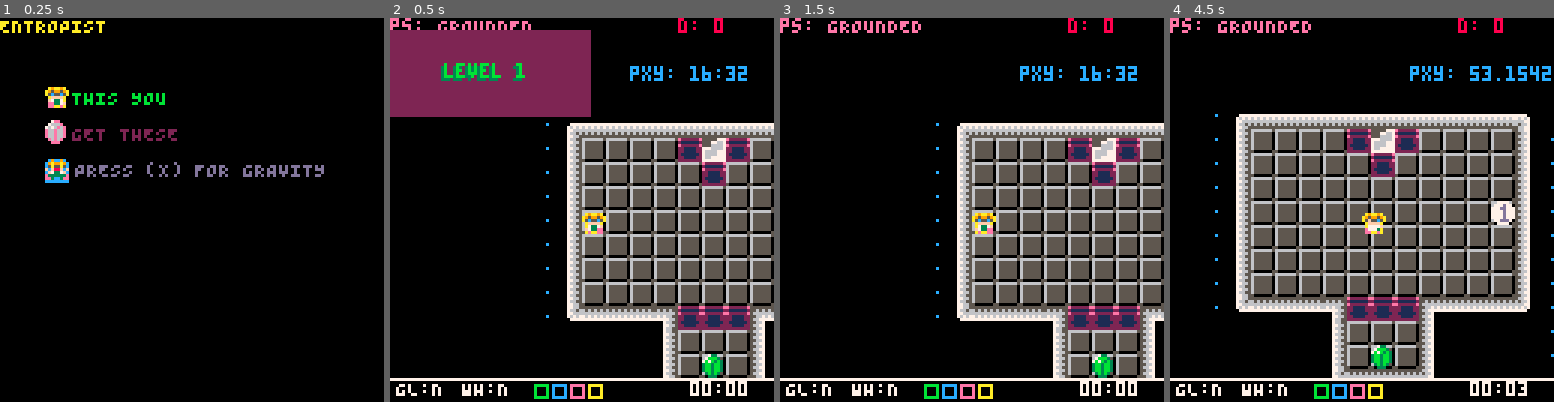
Above: before the commit, frames 1-4 (left to right).
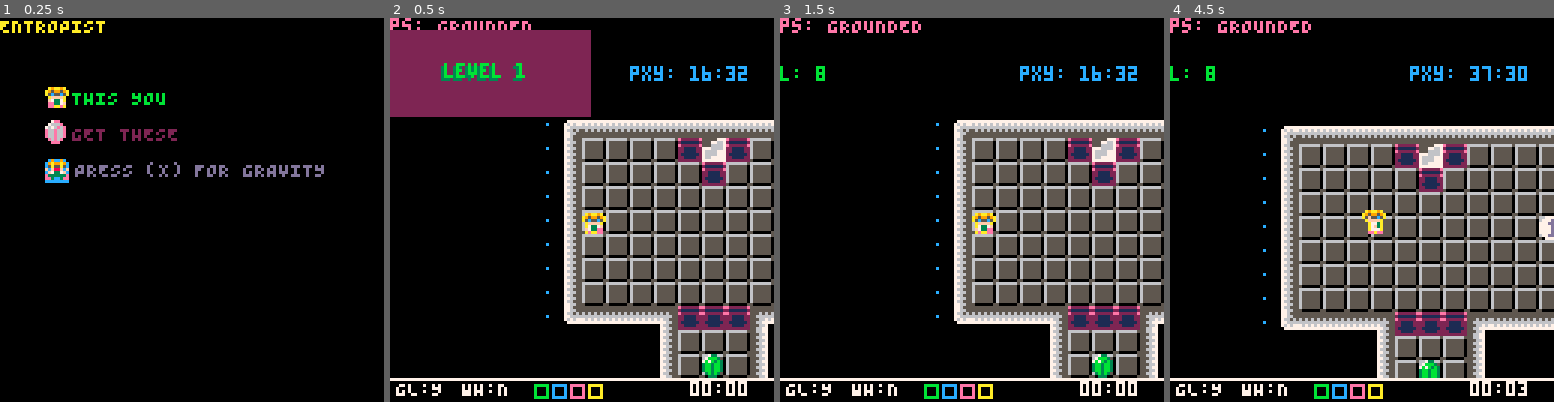
Above: after the commit, the same moments.

Repository: kitasuna/pico8-ttuor
Game: PICO-8 cartridge main.p8
The game is run twice, just before and just after one commit, with the same random seed, the same clock (stepped at 60 frames per second) and the same inputs.
Inputs:
- Up to frame 1 (0.25 s): no input
- Up to frame 2 (0.5 s): tap X (X key) at 0.33 s
- Up to frame 3 (1.5 s): tap O (Z key) at 0.7 s; tap X (X key) at 1.07 s
- Up to frame 4 (4.5 s): hold Right 1.6-2.1 s; tap O (Z key) every 0.4 s from 1.7 to 4.1 s; tap X (X key) at 1.85, 2.97, 4.08 s; hold Up 2.15-2.42 s; hold Right 2.47-3.03 s; hold Left 3.08-3.58 s; hold Down 3.63-3.97 s; hold Right from 4.02 s (still down)

Frame 1 is identical in both runs. In frame 2, 4.0% of the frame differs, in the area x 10-100%, y 0-99%; in frame 3, 4.1%; in frame 4, 37%, in the area x 0-100%, y 0-99%.

Commit message:
Harvesting some tokens

Diff:
--- a/entity.lua
+++ b/entity.lua
@@ -75,7 +75,15 @@
   end
 
   ent_man.add_beam = function(coords)
-    local tmp = new_beam(coords)
+    local tmp = new_sprite(50, coords.pos_x, coords.pos_y, 8, 6)
+    tmp.vel_x = 0
+    tmp.vel_y = 0
+    tmp.type = ENT_BEAM
+    tmp.blocked_by = nil
+    tmp.can_travel = 1 << FLAG_FLOOR -- maybe need to add gaps here later
+
+    tmp.update = beam_update(tmp)
+    tmp.draw = beam_draw(tmp)
     add(ent_man.ents, tmp)
   end
 
@@ -211,20 +219,6 @@
   return tmp
 end
 
-function new_beam(coords)
-  -- Start size at 8x8
-  local tmp = new_sprite(50, coords.pos_x, coords.pos_y, 8, 6)
-  tmp.vel_x = 0
-  tmp.vel_y = 0
-  tmp.type = ENT_BEAM
-  tmp.blocked_by = nil
-  tmp.can_travel = 1 << FLAG_FLOOR -- maybe need to add gaps here later
-
-  tmp.update = beam_update(tmp)
-  tmp.draw = beam_draw(tmp)
-  return tmp
-end
-
 function beam_update(beam)
   return function()
     -- Check for horizonal, increasing case
@@ -266,9 +260,9 @@
     local x_max = beam.pos_x + beam.size_x - 1
     for i=1,beam.size_x do
       line(beam.pos_x, y_offset, x_max, y_offset, CLR_BLU)
-      line(beam.pos_x, y_offset + 1, x_max, y_offset + 1)
-      line(beam.pos_x, y_offset + 2, x_max, y_offset + 2)
-      line(beam.pos_x, y_offset + 3, x_max, y_offset + 3)
+      for j=1,3 do
+        line(beam.pos_x, y_offset + j, x_max, y_offset + j)
+      end
     end
   end
 end
--- a/level.lua
+++ b/level.lua
@@ -18,6 +18,20 @@
     },
   ]]
   return {
+    --[[
+    {
+      label="00",
+      start_tile_x = 29,
+      start_tile_y = 16,
+      player_pos_x = 2,
+      player_pos_y = 1,
+      map_tile_width = 9,
+      map_tile_height = 6,
+      ents = {
+        ent_at(ENT_BEAM, 1, 3),
+      }
+    },
+    ]]
     {
       label="01",
       start_tile_x = 0,
@@ -47,7 +61,7 @@
       map_tile_height = 28,
       ents = {
         merge(ent_at(ENT_ITEM, 4, 1), {item_index=2}),
-        merge(ent_at(ENT_BOX, 3, 1)),
+        ent_at(ENT_BOX, 3, 1),
         ent_at(ENT_BEAM, 1, 2),
         ent_at(ENT_BEAM, 1, 3),
         ent_at(ENT_BOX, 3, 14),
@@ -56,9 +70,10 @@
         ent_at(ENT_BOX, 6, 15),
         ent_at(ENT_BOX, 7, 14),
         ent_at(ENT_BEAM, 2, 18),
-        ent_at(ENT_BOX, 6, 18),
+        ent_at(ENT_BOX, 4, 18),
+        ent_at(ENT_BEAM, 2, 21),
+        ent_at(ENT_BOX, 6, 21),
         ent_at(ENT_BEAM, 2, 24),
-        -- ent_at(ENT_BOX, 7, 24),
         ent_at(ENT_BOX, 6, 26),
       }
     },
--- a/main.p8
+++ b/main.p8
@@ -19,6 +19,7 @@
 -- levels: holds level data
 -- level: current level pointer
 -- level_index: table index of current level
+-- camera_x, camera_y: last position of cam (in game loop)
 --]]
 --
 --
@@ -68,15 +69,20 @@
 game_draw = function()
   cls()
 
-  camera(-64 + player.pos_x,-64 + player.pos_y)
+  local camnewx = -64 + flr(player.pos_x)
+  local camnewy = -64 + flr(player.pos_y)
+  camera(camnewx,camnewy)
+  camera_x = camnewx
+  camera_y = camnewy
   map(level.start_tile_x, level.start_tile_y, level.map_offset_x, level.map_offset_y, level.map_tile_width, level.map_tile_height)
   -- map(level.map_offset_x, level.map_offset_y, 0, 0, 128, 32)
   print("ps: "..player.state, player.pos_x-64, player.pos_y-64, CLR_PNK)
   -- print("es: "..ent_man.ents[1].state, player.pos_x-64, player.pos_y-48, CLR_GRN)
-  print("d: "..player.deaths, player.pos_x+32, player.pos_y-64, CLR_RED)
+  print("l: "..ent_man.ents[1].size_x, player.pos_x-64, player.pos_y-48, CLR_GRN)
+  -- print("d: "..player.deaths, player.pos_x+32, player.pos_y-64, CLR_RED)
   -- print("ds: "..player.deaths, player.pos_x-64, player.pos_y-56, 14)
   -- print("fo: "..player.frame_offset, player.pos_x-64, player.pos_y-48, 14)
-  print("pxy: "..player.pos_x..":"..player.pos_y, player.pos_x+16, player.pos_y-48, CLR_BLU)
+  print("pxy: "..flr(player.pos_x)..":"..flr(player.pos_y), player.pos_x+16, player.pos_y-48, CLR_BLU)
   -- printh("v: "..player.vel_x..":"..player.vel_y)
 
   foreach(ent_man.ents, function(ent)
@@ -141,16 +147,11 @@
 
     player.update(ent_man, level)
 
-    -- Bit of a hack, but ignore button presses if the player is in a
-    -- state that we consider "DEAD"
-    if player.is_dead() == false then
-      qm.ae("BUTTON", {
-        direction = player.facing,
-        pos_x = get_center_x(player),
-        pos_y = get_center_y(player),
-        input_mask = input_mask,
-      })
-    end
+    qm.ae("BUTTON", {
+      pos_x = get_center_x(player),
+      pos_y = get_center_y(player),
+      input_mask = input_mask,
+    })
 
     if player.wormhole != nil and collides(player.wormhole, player) then
       qm.ae("PROJ_PLAYER_COLLISION")
@@ -318,6 +319,9 @@
   timer_minutes = 0
   timer_seconds = 0
 
+  camera_x = 0
+  camera_y = 0
+
   __draw = title_draw
   __update = title_update
 end
@@ -325,6 +329,8 @@
 function init_level(l)
   player.reset(l)
   ent_man.reset()
+  camera_x = -64 + player.pos_x
+  camera_y = -64 + player.pos_y
   for k, e in pairs(l.ents) do
     if e.type==ENT_ITEM then
       ent_man.add_item(e)
@@ -341,10 +347,6 @@
     end
   end
 
-  -- multiply by 8 for the tiles
-  player.pos_x = l.player_pos_x * 8
-  player.pos_y = l.player_pos_y * 8
-
   qm.ae("LEVEL_INIT", {})
   timers = {}
 end
@@ -365,18 +367,30 @@
 -- Sprite -> Sprite -> Bool
 -- Test if two sprites collide
 function collides(s0, s1)
+  local s0_pos_x = shift_pos(s0.pos_x, s0.size_x)
+  local s0_pos_y = shift_pos(s0.pos_y, s0.size_y)
+  local s1_pos_x = shift_pos(s1.pos_x, s1.size_x)
+  local s1_pos_y = shift_pos(s1.pos_y, s1.size_y)
   if (
-    s0.pos_x < (s1.pos_x) + (s1.size_x)
-    and s0.pos_x + s0.size_x > (s1.pos_x)
+    s0_pos_x < (s1_pos_x + s1.size_x)
+    and (s0_pos_x + s0.size_x) > s1_pos_x
     -- and (s0.pos_y + s0.size_y + (0)) > s1.pos_y
-    and (s0.pos_y + s0.size_y - ((8 - s0.size_y) \ 2)) > (s1.pos_y + ((8 - s1.size_y) \ 2))
-    and s0.pos_y < (s1.pos_y + s1.size_y - (0))
+    and (s0_pos_y + s0.size_y) > s1_pos_y
+    and s0_pos_y < (s1_pos_y + s1.size_y)
     ) then
     return true
   end
 
   return false
 end
+
+function shift_pos(pos, size)
+ if size < 8 then
+   return pos + ((8 - size) \ 2)
+ end
+ return pos
+end
+
 
 function new_sprite(sprite_num, pos_x, pos_y, size_x, size_y, flip_x, flip_y)
   return {
@@ -484,22 +498,22 @@
 e66e66e00b000bb00c000cc00e000ee00a000aa006000660000000007777d77777d77777065588a00a7ee88021111112021111207aaaaaa00000000000000000
 0e6e6e0003030b0301010c0108080e0809090a090e0e060e00000000077ddd7007dddd700a3778800f733e8822111122022222200aaaaaa70000000000000000
 00eee0000000030000000100000008000000090000000e000000000000777700007777000aeaae800aeaaee82222222200000000707070700000000000000000
-00076655556670005555577700000000000000000000000000000000000000000000000000000000000000000000000000000000000000000000000000000000
-00077665566770005557766700000000000000000000000000000000000000000000000000000000000000000000000000000000000000000000000000000000
-000766dccd6670005556666700000000000000000000000000000000000000000000000000000000000000000000000000000000000000000000000000000000
-000776dccd6770007776666700000000000000000000000000000000000000000000000000000000000000000000000000000000000000000000000000000000
-000766dccd6670007666677700000000000000000000000000000000000000000000000000000000000000000000000000000000000000000000000000000000
-000776dccd6770007666677700000000000000000000000000000000000000000000000000000000000000000000000000000000000000000000000000000000
-00076665566670007667777700000000000000000000000000000000000000000000000000000000000000000000000000000000000000000000000000000000
-00077655556770007777777700000000000000000000000000000000000000000000000000000000000000000000000000000000000000000000000000000000
-55333333000766555667700000000000555555550000000000000000566770000007766555667000555555555555555500076655000000000000000000000000
-53333333000776655566700000000000656565650000000000000000656670000007665656677000556565655656565500077665000000000000000000000000
-35333333000766555667700000000000666666660000000000000000666770000007766655667000566666666666666500076655000000000000000000000000
-33533333000776655566700077777777767676760000777777770000767670000007676756677777556676766767665577777665000000000000000000000000
-33553333000766555667700067676767777777770007676776767000777700000000777755667676566777777777766567676655000000000000000000000000
-33333333000776655566700066666666000000000007766666677000000000000000000056666666556670000007665566666665000000000000000000000000
-33333333000766555667700056565656000000000007665665667000000000000000000055656565566770000007766556565655000000000000000000000000
-33333333000776655566700055555555000000000007766556677000000000000000000055555555556670000007665555555555000000000000000000000000
+00766555555667005555577700000000000000000000000000000000000000000000000000000000000000000000000000000000000000000000000000000000
+00776655556677005557766700000000000000000000000000000000000000000000000000000000000000000000000000000000000000000000000000000000
+00766ddcccd667005556666700000000000000000000000000000000000000000000000000000000000000000000000000000000000000000000000000000000
+00776dcccdd677007776666700000000000000000000000000000000000000000000000000000000000000000000000000000000000000000000000000000000
+00766ddcccd667007666677700000000000000000000000000000000000000000000000000000000000000000000000000000000000000000000000000000000
+00776dcccdd677007666677700000000000000000000000000000000000000000000000000000000000000000000000000000000000000000000000000000000
+00766655556667007667777700000000000000000000000000000000000000000000000000000000000000000000000000000000000000000000000000000000
+00776555555677007777777700000000000000000000000000000000000000000000000000000000000000000000000000000000000000000000000000000000
+55333333007665555566770000000000555555550000000000000000555677000077655555667700555555555555555500776655000000000000000000000000
+53333333007766555556670000000000555555550000000000000000556677000077665555566700555555555555555500766555000000000000000000000000
+35333333007665555566770077777777656565650007777777777000565667000076656555667777555656566565655577776655000000000000000000000000
+33533333007766555556670067676767666666660076767777676700666677000077666655566767556666666666665576766555000000000000000000000000
+33553333007665555566770066666666767676760077666666667700776767000076767755666666555667677676655566666655000000000000000000000000
+33333333007766555556670056565656777777770076656556566700777770000007777755565656556677777777665565656555000000000000000000000000
+33333333007665555566770055555555000000000077665555667700000000000000000055555555555667000076655555555555000000000000000000000000
+33333333007766555556670055555555000000000077655555567700000000000000000055555555556677000077665555555555000000000000000000000000
 55555555000000000555555555555550555555500000000000000000000000000000000000000000000000000000000000000000000000000000000000000000
 55555555050505055555555555555555055555550000000000000000000000000000000000000000000000000000000000000000000000000000000000000000
 55555555555555550555555555555550555555500000000000000000000000000000000000000000000000000000000000000000000000000000000000000000
@@ -607,12 +621,12 @@
 0000000000000000000000000000000000604174747442600000000048444444444444444700000000000000000000000000000000000000000000000000000000000000000000000000000000000000000000000000000000000000000000000000000000000000000000000000000000000000000000000000000000000000
 0000000000000000000000000000000041747474747474744260000000000000000000000000000000000000000000000000000000000000000000000000000000000000000000000000000000000000000000000000000000000000000000000000000000000000000000000000000000000000000000000000000000000000
 0000000000000000000000000000000041747474747474744260000000000000000000000000000000000000000000000000000000000000000000000000000000000000000000000000000000000000000000000000000000000000000000000000000000000000000000000000000000000000000000000000000000000000
-0000000000000000000000000000006041747474747474744260000000000000000000000000000000000000000000000000000000000000000000000000000000000000000000000000000000000000000000000000000000000000000000000000000000000000000000000000000000000000000000000000000000000000
-0000000000000000000000000000006041747474747474744260000000000000000000000000000000000000000000000000000000000000000000000000000000000000000000000000000000000000000000000000000000000000000000000000000000000000000000000000000000000000000000000000000000000000
-0000000000000000000000000000006030747474747474744260000000000000000000000000000000000000000000000000000000000000000000000000000000000000000000000000000000000000000000000000000000000000000000000000000000000000000000000000000000000000000000000000000000000000
-6060606060606060606060606060606041747474747474744260000000000000000000000000000000000000000000000000000000000000000000000000000000000000000000000000000000000000000000000000000000000000000000000000000000000000000000000000000000000000000000000000000000000000
-6060606060606060606060606060600041747474747474744200000000000000000000000000000000000000000000000000000000000000000000000000000000000000000000000000000000000000000000000000000000000000000000000000000000000000000000000000000000000000000000000000000000000000
-6060606060606060606060606060600041747474747474743100000000000000000000000000000000000000000000000000000000000000000000000000000000000000000000000000000000000000000000000000000000000000000000000000000000000000000000000000000000000000000000000000000000000000
+0000000000000000000000000000006041747474747474744260000000606060606060606060000000000000000000000000000000000000000000000000000000000000000000000000000000000000000000000000000000000000000000000000000000000000000000000000000000000000000000000000000000000000
+0000000000000000000000000000006041747474747474744260000000417474747474747442000000000000000000000000000000000000000000000000000000000000000000000000000000000000000000000000000000000000000000000000000000000000000000000000000000000000000000000000000000000000
+0000000000000000000000000000006030747474747474744260000000417474747474747442000000000000000000000000000000000000000000000000000000000000000000000000000000000000000000000000000000000000000000000000000000000000000000000000000000000000000000000000000000000000
+6060606060606060606060606060606041747474747474744260000000417474747474747442000000000000000000000000000000000000000000000000000000000000000000000000000000000000000000000000000000000000000000000000000000000000000000000000000000000000000000000000000000000000
+6060606060606060606060606060600041747474747474744200000000417474747474747442000000000000000000000000000000000000000000000000000000000000000000000000000000000000000000000000000000000000000000000000000000000000000000000000000000000000000000000000000000000000
+6060606060606060606060606060600030747474747474744200000000606060606060606060000000000000000000000000000000000000000000000000000000000000000000000000000000000000000000000000000000000000000000000000000000000000000000000000000000000000000000000000000000000000
 6060606060606060606060606060600041747474747474744200000000000000000000000000000000000000000000000000000000000000000000000000000000000000000000000000000000000000000000000000000000000000000000000000000000000000000000000000000000000000000000000000000000000000
 6060606060606060606060606060600041747474747474744200000000000000000000000000000000000000000000000000000000000000000000000000000000000000000000000000000000000000000000000000000000000000000000000000000000000000000000000000000000000000000000000000000000000000
 6060606060606060606060606060600030747474747474744200000000000000000000000000000000000000000000000000000000000000000000000000000000000000000000000000000000000000000000000000000000000000000000000000000000000000000000000000000000000000000000000000000000000000
--- a/player.lua
+++ b/player.lua
@@ -24,17 +24,17 @@
   player.gbeam = nil
   player.wormhole = nil
   player.inventory = {
-    glove = 0,
+    glove = 2,
     wormhole = 0,
     -- items = {0,0,0,0,0},
     items = {0,0,0,0},
   }
 
   player.frames_walking = {
-    { anim={7, 8, 7, 9}, flip=false },
-    { anim={4, 5, 4, 6}, flip=false },
-    { anim={1, 2, 1, 3}, flip=false },
-    { anim={4, 5, 4, 6}, flip=true }
+    { anim={7, 8, 7, 9}, },
+    { anim={4, 5, 4, 6}, },
+    { anim={1, 2, 1, 3}, },
+    { anim={4, 5, 4, 6}, }
   }
 
   player.frames_zapped = { 16, 17, 18, 16, 17, 18, 16, 17, 18 }
@@ -57,8 +57,8 @@
     player.state = PLAYER_STATE_GROUNDED
     player.vel_x = 0
     player.vel_y = 0
-    player.pos_x = l.player_pos_x
-    player.pos_y = l.player_pos_y
+    player.pos_x = l.player_pos_x * 8
+    player.pos_y = l.player_pos_y * 8
     player.gbeam = nil
     player.wormhole = nil
   end
@@ -192,14 +192,14 @@
         local gbeam_pos_y = player.pos_y
         if player.facing == DIRECTION_UP then
           gbeam_pos_y -= 2
-          gbeam_pos_x += 2
-        elseif payload.direction == DIRECTION_DOWN then
+          gbeam_pos_x += 3
+        elseif player.facing == DIRECTION_DOWN then
           gbeam_pos_y += 8
-          gbeam_pos_x += 6
-        elseif payload.direction == DIRECTION_RIGHT then
+          gbeam_pos_x += 4
+        elseif player.facing == DIRECTION_RIGHT then
           gbeam_pos_x += 8
           gbeam_pos_y += 4
-        elseif payload.direction == DIRECTION_LEFT then
+        elseif player.facing == DIRECTION_LEFT then
           gbeam_pos_x -= 4
           gbeam_pos_y += 4
         end
@@ -217,11 +217,11 @@
     if is_pressed_x(mask) and player.wormhole == nil and player.inventory.wormhole != 0 then
       local wh_pos_x = player.pos_x
       local wh_pos_y = player.pos_y
-      if payload.direction == DIRECTION_UP then
+      if player.facing == DIRECTION_UP then
         wh_pos_y -= 8
-      elseif payload.direction == DIRECTION_DOWN then
+      elseif player.facing == DIRECTION_DOWN then
         wh_pos_y += 8
-      elseif payload.direction == DIRECTION_RIGHT then
+      elseif player.facing == DIRECTION_RIGHT then
         wh_pos_x += 8
       else -- DIRECTION_LEFT
         wh_pos_x -= 8
@@ -311,26 +311,28 @@
   end
 
   player.draw = function()
+    local flip = false
+    if player.facing == DIRECTION_LEFT then
+      -- Only used for some states
+      flip = true
+    end
     if player.state == PLAYER_STATE_GROUNDED then
       -- spr(player.frame_base + player.frame_offset, player.pos_x, player.pos_y, 1.0, 1.0, player.flip_x, player.flip_y)
       local frames = player.frames_walking[player.facing + 1]
-      spr(frames.anim[player.frame_offset + 1],player.pos_x, player.pos_y, 1.0, 1.0, frames.flip, false)
+      spr(frames.anim[player.frame_offset + 1],player.pos_x, player.pos_y, 1.0, 1.0, flip)
     elseif player.state == PLAYER_STATE_FIRING then
       spr(23 + player.facing, player.pos_x, player.pos_y)
     elseif player.state == PLAYER_STATE_FLOATING then
-      spr(10, player.pos_x, player.pos_y, 1.0, 1.0, false, false)
+      spr(10, player.pos_x, player.pos_y)
     elseif player.state == PLAYER_STATE_SLIDING then
-      spr(12 + player.facing, player.pos_x, player.pos_y, 1.0, 1.0, false, false)
+      spr(12 + player.facing, player.pos_x, player.pos_y)
     elseif player.state == PLAYER_STATE_DEAD_FALLING then
-      sspr(88, 0, 8, 8, get_center_x(player), get_center_y(player), 8 \ (player.frame_offset + 1), 8 \ (player.frame_offset + 1))
+      local offset = player.frame_offset + 1
+      sspr(88, 0, 8, 8, player.pos_x + offset, player.pos_y + offset, 8 \ offset, 8 \ offset)
     elseif player.state == PLAYER_STATE_DEAD_ZAPPED then
       local frames = player.frames_zapped
-      spr(frames[player.frame_offset + 1],player.pos_x, player.pos_y, 1.0, 1.0, false, false)
+      spr(frames[player.frame_offset + 1],player.pos_x, player.pos_y)
     elseif player.state == PLAYER_STATE_HOLDING then
-      local flip = false
-      if player.facing == DIRECTION_LEFT then
-        flip = true
-      end
       spr(19+player.facing,player.pos_x, player.pos_y, 1.0, 1.0, flip, false)
     end
   end
@@ -344,8 +346,6 @@
       end
     end
 
-    local center_x = get_center_x(player)
-    local center_y = get_center_y(player)
     if player.state == PLAYER_STATE_HOLDING then
       qm.ae("PLAYER_HOLDS", {x=player.pos_x,y=player.pos_y})
       return
@@ -363,6 +363,9 @@
     elseif approx_vel_y > 0 then
       approx_vel_y = ceil(approx_vel_y)
     end
+
+    local center_x = get_center_x(player)
+    local center_y = get_center_y(player)
     local player_next_x = center_x + approx_vel_x -- + (player.facing != 3 and 5 or 1)
     local player_next_y = center_y + approx_vel_y -- + (player.facing == 2 and 7 or 0)
     local curr_map_x = (center_x \ 8) + level.start_tile_x
@@ -406,8 +409,10 @@
       player.deaths += 1
       player.can_move_x = false
       player.can_move_y = false
-      player.pos_x += player.vel_x
-      player.pos_y += player.vel_y
+      -- player.pos_x += player.vel_x
+      -- player.pos_y += player.vel_y
+      player.pos_x = (curr_map_x - level.start_tile_x) * 8
+      player.pos_y = (curr_map_y - level.start_tile_y) * 8
       player.state = PLAYER_STATE_DEAD_FALLING
       player.frame_step = 0
       player.frame_offset = 0
@@ -435,8 +440,8 @@
     -- Make a hypothetical player sprite at the next location after update and check for collision
     local player_at_next = new_sprite(
       0, -- sprite num, doesn't matter
-      player_next_x,
-      player_next_y,
+      player.pos_x + player.vel_x,
+      player.pos_y + player.vel_y,
       player.size_x - 1, -- cheat with smaller player size for ents
       player.size_y - 1
     )
@@ -444,8 +449,8 @@
       if fget(ent.num, FLAG_COLLIDES_PLAYER) == true then
       local cheat_ent = new_sprite(
         0, -- sprite num, doesn't matter
-        ent.pos_x + 1,
-        ent.pos_y + 1,
+        ent.pos_x,
+        ent.pos_y,
         ent.size_x,
         ent.size_y
       )
@@ -521,7 +526,7 @@
   while (iter_pos.x != flr(tmp.tail_pos_x) or iter_pos.y != flr(tmp.tail_pos_y)) and not collision_found do
     iter_pos = move_in_direction(payload.direction, iter_pos, 1)
     -- make sprite at this position
-    local tmp_sprite = new_sprite(0, iter_pos.x, iter_pos.y, 4, 4)
+    local tmp_sprite = new_sprite(0, iter_pos.x, iter_pos.y, 6, 6)
     for k, ent in pairs(ent_man.ents) do
       if ent.type != ENT_BEAM then
         if collides(tmp_sprite, ent) then
@@ -620,11 +625,11 @@
 end
 
 function get_center_x(sprite)
-    return flr(sprite.pos_x + (sprite.size_x \ 2))
+    return sprite.pos_x + (sprite.size_x \ 2) + ((8 - sprite.size_x) \ 2)
 end
 
 function get_center_y(sprite)
-    return flr(sprite.pos_y + (sprite.size_y \ 2))
+    return sprite.pos_y + (sprite.size_y \ 2) + ((8 - sprite.size_y) \2 )
 end
 
 function is_pressed_l(mask)
